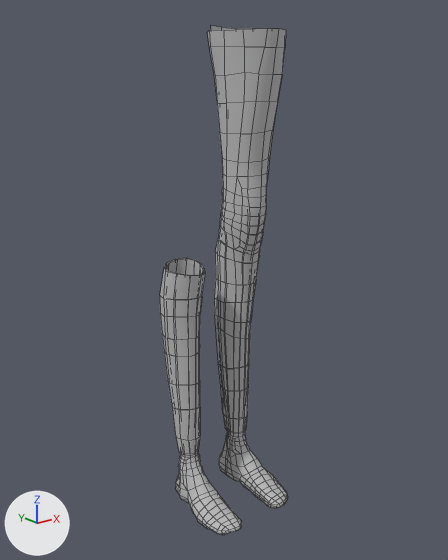
One commit to the OBJ model Final_Project/model/leg2.obj: the scene before it, then after it.
The view is the same before and after, from a camera (50 mm lens) standing at (-0.603, -0.759, 0.714) and looking at (0.0, -0.006, 0.412). Arrows for +X, +Y and +Z are at lower left; the lights stay in place. Mesh edges are drawn as thin lines. Where no turn or scale is listed for an object, it has been applied to the vertices.

Names of what the first picture shows: 'leg2'.
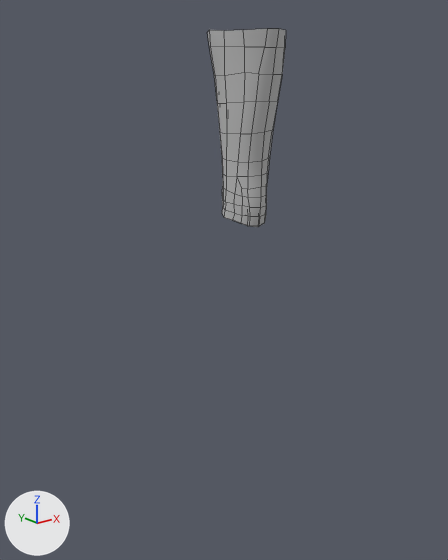
Where the change shows, as pixel boxes [x1, y1, x2, y2] in the pictures (448 x 560 px):
'leg2', reshaped (38% narrower, 61% shorter): before [160, 26, 288, 535]; after [207, 29, 286, 227]
part 1 of me_leg2, deleted: before [166, 258, 242, 535]
part 2 of me_leg2, deleted: before [160, 257, 206, 455]
part 3 of me_leg2, deleted: before [214, 202, 288, 508]
part 4 of me_leg2, deleted: before [211, 26, 272, 31]

Diff of the bpy script that builds the scene:
```diff
--- a/Final_Project/model/leg2.obj.py
+++ b/Final_Project/model/leg2.obj.py
@@ me_leg2 @@
 # used by ob_leg2; location = (0.0, 0.0, 0.0)
-me_leg2.from_pydata(...)  # 1323 vertices, 1284 faces; spans x -0.094..0.113, y -0.106..0.07, z 0.004..0.802
+me_leg2.from_pydata(...)  # 274 vertices, 247 faces; spans x 0.006..0.113, y -0.059..0.07, z 0.497..0.794
+# me_leg2 part 1: the loose piece of 367 vertices spanning x -0.09..-0.026, y -0.106..0.064, z 0.004..0.442 is deleted
+# me_leg2 part 2: the loose piece of 108 vertices spanning x -0.094..-0.024, y -0.016..0.07, z 0.1..0.442 is deleted
+# me_leg2 part 3: 569 vertices removed from x 0.016..0.094, y -0.106..0.07, z 0.004..0.523
+# me_leg2 part 4: 5 vertices removed from x 0.023..0.107, y 0.008..0.061, z 0.799..0.802
 me_leg2.materials.append(mat_initialshadinggroup)
```
